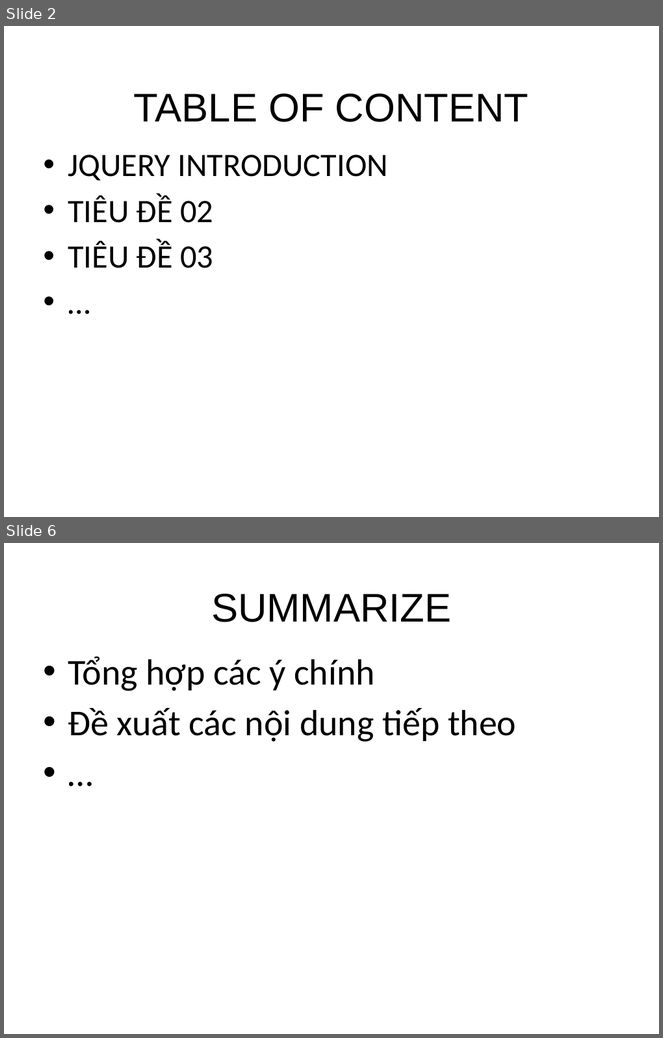
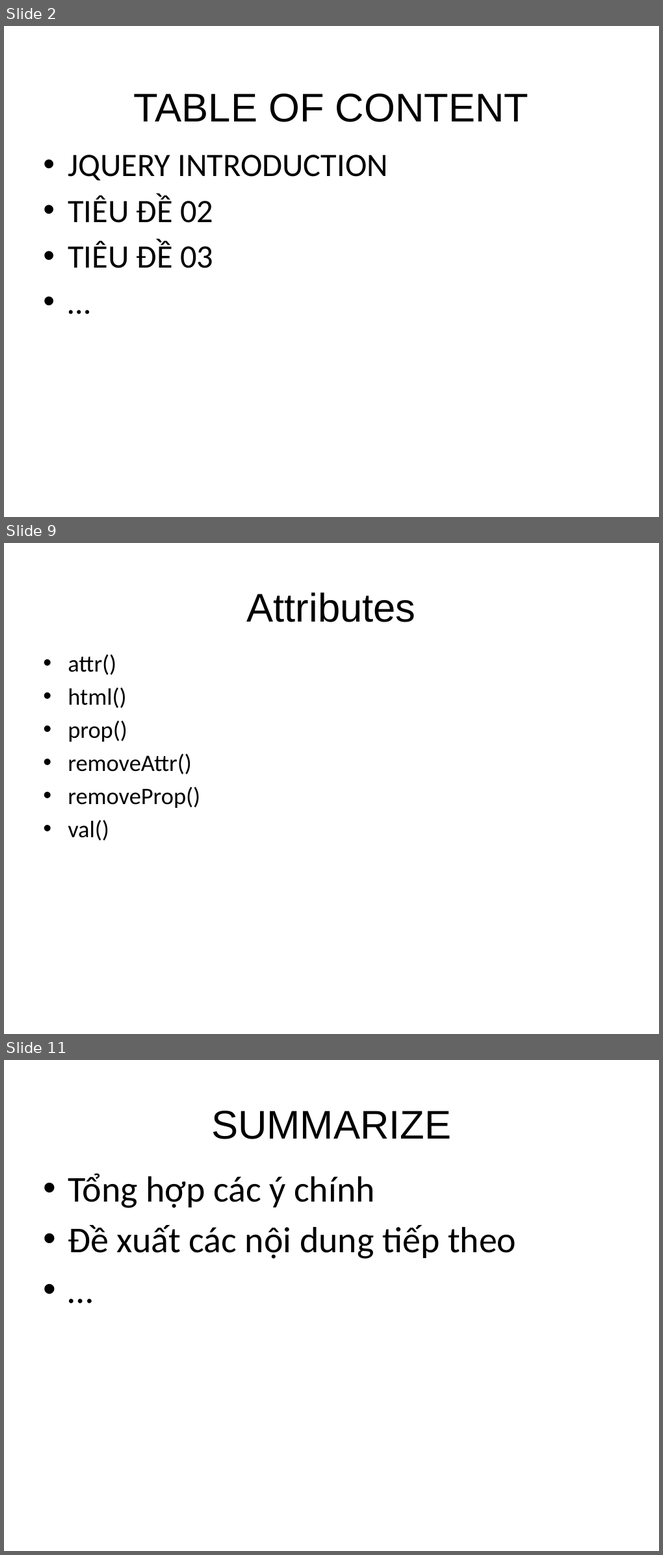
Before and after one commit to sonvq-qsoftvn/jquerytraining, a slide deck: QS_Training_JS_JQuery_Basic.pptx. Shown one above the other, each under a label of ours: slides 2 and 6 before the commit, slides 2, 9 and 11 after it; the slides between them are not shown. The pictures are 663x1038 and 663x1555 pixels, drawn with LibreOffice and Linux fonts; fonts in the diff are those of the drawing; background and template pictures are left out. Boxes give left, top, right and bottom in pixels: in the first picture for what was removed or moved away, otherwise in the second. Text is boxed around its words. In the diff, an @@ line names an element or a change of style, - is before the commit and + after.

```diff
--- a/QS_Training_JS_JQuery_Basic.pptx
+++ b/QS_Training_JS_JQuery_Basic.pptx
@@ slide 9 added at bbox=[4, 543, 659, 1034], background picture (left out) @@
@@ title added at bbox=[247, 592, 416, 622], 44 pt, text #000000 @@
+Attributes
@@ text added at bbox=[68, 654, 200, 841], 26 pt, text #000000 @@
+• attr()
+• html()
+• prop()
+• removeAttr()
+• removeProp()
+• val()
@@ what was slide 6 is now slide 11 @@
```
Also in this commit, not shown: 1 slide changed, 6 other slides added, 2 slides removed, 2 other files.
